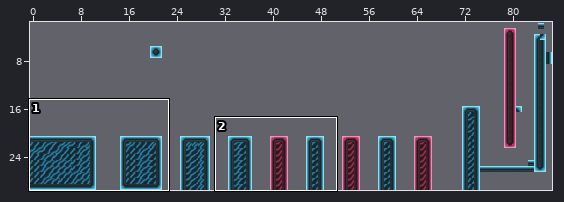
Two states of a Tiled map (JSON), assets/maps/nical1.json. The picture above shows the old version from afar; the outline marks the close-up.
Close-up. The starting point:
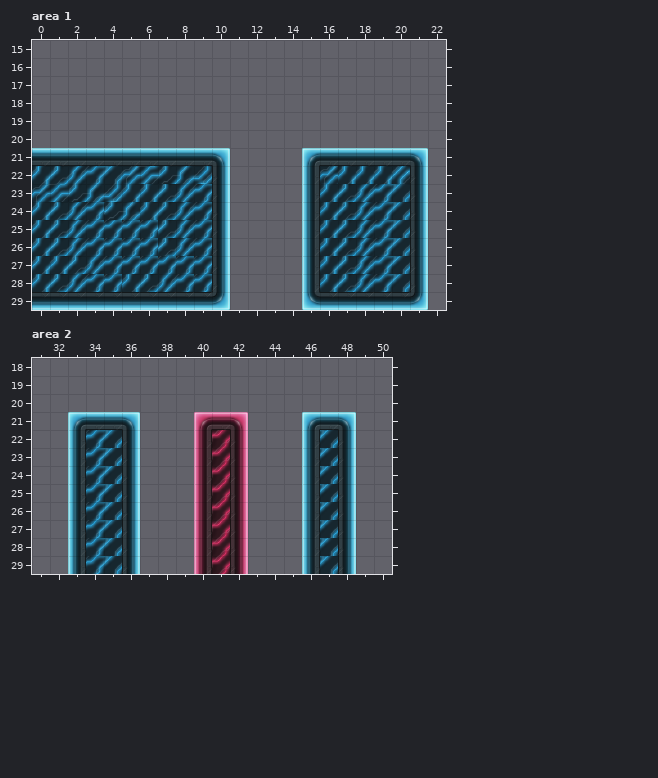
Cells are 32x32 px. Shown: area 1 x 0..22, y 15..29; area 2 x 31..50, y 18..29. The commit also changed other parts of the map, which this record leaves out.
After the commit:
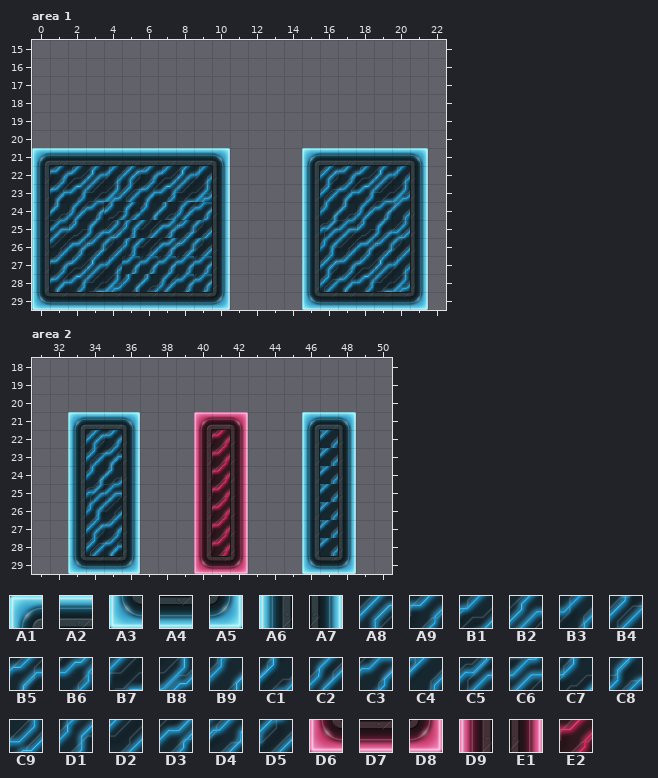
Key: from "texture32": A1 0, A2 1, A3 3, A4 4, A5 5, A6 6, A7 7, A8 8, A9 9, B1 10, B2 11, B3 12, B4 13, B5 14, B6 15, B7 16, B8 17, B9 18, C1 19, C2 20, C3 21, C4 22, C5 23, C6 24, C7 25, C8 26, C9 27, D1 28, D2 29, D3 30, D4 31, D5 32, D6 39, D7 40, D8 41, D9 42, E1 43, E2 45.
__ is an empty cell.
Tiles replaced or removed in this view: A2, A4, A6, A7, A8, B9, C1, C2, C3, C4, C5, C6, C7, C8, C9, D9, E1, E2.
Changes in this commit:
Changed rows in their new state; .. is an unchanged cell.
Layer "solid", area 1:
first column x 0:
21 A1 .. .. .. .. .. .. .. .. .. .. .. .. .. .. .. .. .. .. .. ..
22 A6 A9 B1 B2 B3 A8 A9 B1 B2 B3 .. .. .. .. .. .. A8 A9 B1 B2 B3
23 A6 B5 B6 B7 B8 B4 B5 B6 B7 B8 .. .. .. .. .. .. B4 B5 B6 B7 B8
24 A6 .. .. .. .. .. .. .. .. .. .. .. .. .. .. .. .. .. .. .. ..
25 A6 C6 C7 C8 C9 D1 D2 D3 D4 D5 .. .. .. .. .. .. C5 C6 C7 C8 C9
26 A6 D2 D3 D4 D5 D1 D2 D3 D4 D5 .. .. .. .. .. .. D1 D2 D3 D4 D5
27 A6 A9 B1 B2 B3 .. .. .. .. .. .. .. .. .. .. .. A8 A9 B1 B2 B3
28 A6 B5 B6 B7 B8 .. .. .. .. .. .. .. .. .. .. .. B4 B5 B6 B7 B8
29 A3 .. .. .. .. .. .. .. .. .. .. .. .. .. .. .. .. .. .. .. ..
Layer "solid", area 2:
first column x 33:
22 .. A8 A9 .. .. .. .. .. .. .. .. .. .. .. .. ..
23 .. B4 B5 .. .. .. .. .. .. .. .. .. .. .. .. ..
24 .. B9 C1 .. .. .. .. .. .. .. .. .. .. .. .. ..
25 .. C5 C6 .. .. .. .. .. .. .. .. .. .. .. .. ..
26 .. D1 D2 .. .. .. .. .. .. .. .. .. .. .. .. ..
27 .. A8 A9 .. .. .. .. .. .. .. .. .. .. .. .. ..
28 .. B4 B5 .. .. .. .. .. .. .. .. .. .. .. .. ..
29 A3 A4 A4 A5 .. .. .. D6 D7 D8 .. .. .. A3 A4 A5
